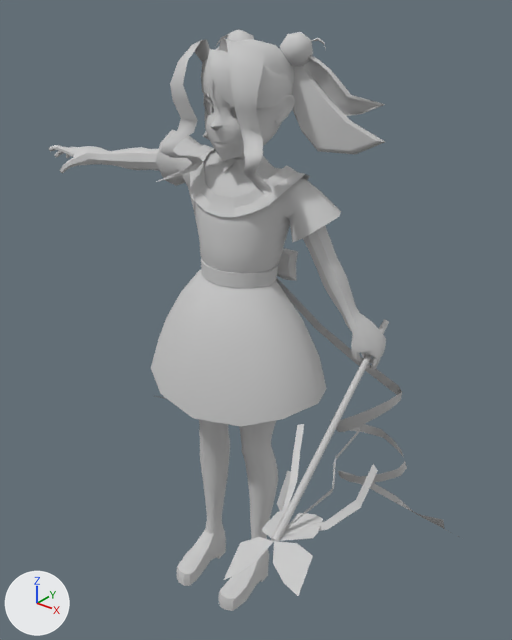
One commit to the FBX model HotelMarvelous/Assets/FBX/NPC/NPC_Papi_Breathing.FBX: the scene before it, then after it.
One viewpoint serves both versions: a 50 mm lens placed at (29.4, -35.4, 44.6), pointed at (0.7, 0.5, 22.4). Lighting does not change. The marker at lower left points along +X, +Y and +Z. Both versions are drawn at frame 45 of the action 'Take 001'; the numbers are the values there.

Names of what the first picture shows: 'body', 'canebody', 'dadadd', 'ddadad', 'ddd', 'dddd', 'dress', 'hair4', 'hair5', 'ribbon'.
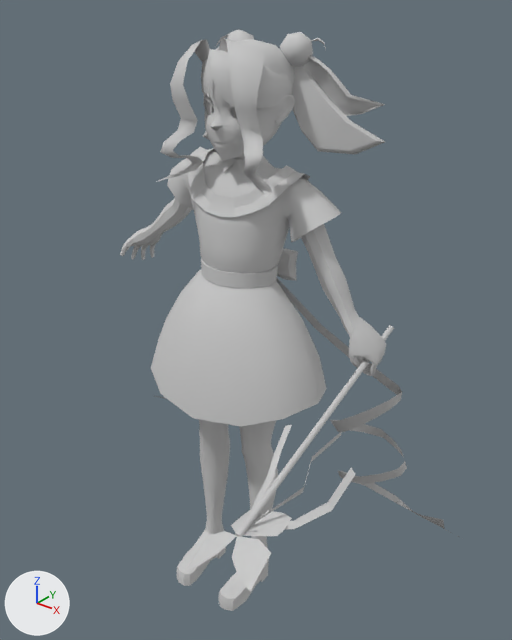
ob_dummy001 is not drawn itself; it is the parent of ob_canebody.

Where the change shows, as pixel boxes (x1, y1, x2, y2) in the pictures (512 x 640 px):
```json
{"object": "dress", "change": "posed", "before": [151, 130, 341, 427], "after": [151, 147, 341, 427]}
{"object": "canebody", "change": "posed", "before": [224, 319, 389, 596], "after": [186, 325, 394, 591], "on screen": "26% wider"}
{"object": "dddd", "change": "posed", "before": [49, 145, 386, 370], "after": [120, 198, 386, 376]}
{"bone": "Bip001 L UpperArm", "before": "(295, 191) to (314, 181)", "after": "(295, 191) to (318, 182)"}
{"bone": "Bip001 R UpperArm", "before": "(202, 163) to (225, 155)", "after": "(201, 166) to (235, 167)"}
{"bone": "Bip001 R Forearm", "before": "(149, 158) to (173, 149)", "after": "(182, 205) to (217, 212)"}
{"bone": "Bip001 R Hand", "before": "(104, 158) to (107, 190)", "after": "(154, 231) to (158, 261)"}
```

Scene script edits in JSON lines:
```json
{"block": "bone_bip001_l_upperarm", "where": "bone_bip001_l_upperarm = bpy.data.objects['Bip001'].pose.bones['Bip001 L UpperArm']  # child of 'Bip001 L Clavicle'"}
{"op": "set", "path": "bone_bip001_l_upperarm.rotation_quaternion", "old": "(0.984, 0.124, 0.109, 0.062)", "new": "(0.979, 0.175, 0.099, 0.015)", "note": "degrees (15, 11, 9) -> degrees (21, 11, 4)"}
{"block": "bone_bip001_r_clavicle", "where": "bone_bip001_r_clavicle = bpy.data.objects['Bip001'].pose.bones['Bip001 R Clavicle']  # child of 'Bip001 Neck'"}
{"op": "set", "path": "bone_bip001_r_clavicle.rotation_quaternion", "old": "(0.978, 0.1, 0.181, 0.028)", "new": "(0.984, 0.099, 0.147, 0.014)", "note": "degrees (13, 20, 6) -> degrees (12, 17, 3)"}
{"block": "bone_bip001_r_upperarm", "where": "bone_bip001_r_upperarm = bpy.data.objects['Bip001'].pose.bones['Bip001 R UpperArm']  # child of 'Bip001 R Clavicle'"}
{"op": "set", "path": "bone_bip001_r_upperarm.rotation_quaternion", "old": "(0.951, -0.133, 0.277, 0.021)", "new": "(0.97, 0.119, -0.005, 0.212)", "note": "degrees (-17, 32, -2) -> degrees (13, -3, 24)"}
{"block": "bone_bip001_r_forearm", "where": "bone_bip001_r_forearm = bpy.data.objects['Bip001'].pose.bones['Bip001 R Forearm']  # child of 'Bip001 R UpperArm'"}
{"op": "set", "path": "bone_bip001_r_forearm.rotation_quaternion", "old": "(0.995, 0.0, 0.0, -0.098)", "new": "(0.989, 0.0, 0.0, -0.149)", "note": "degrees (0, 0, -11) -> degrees (0, 0, -17)"}
{"block": "bone_bip001_r_hand", "where": "bone_bip001_r_hand = bpy.data.objects['Bip001'].pose.bones['Bip001 R Hand']  # child of 'Bip001 R Forearm'"}
{"op": "set", "path": "bone_bip001_r_hand.rotation_quaternion", "old": "(0.997, 0.009, 0.069, -0.046)", "new": "(0.992, -0.004, 0.106, -0.069)", "note": "degrees (1, 8, -5) -> degrees (-1, 12, -8)"}
```
